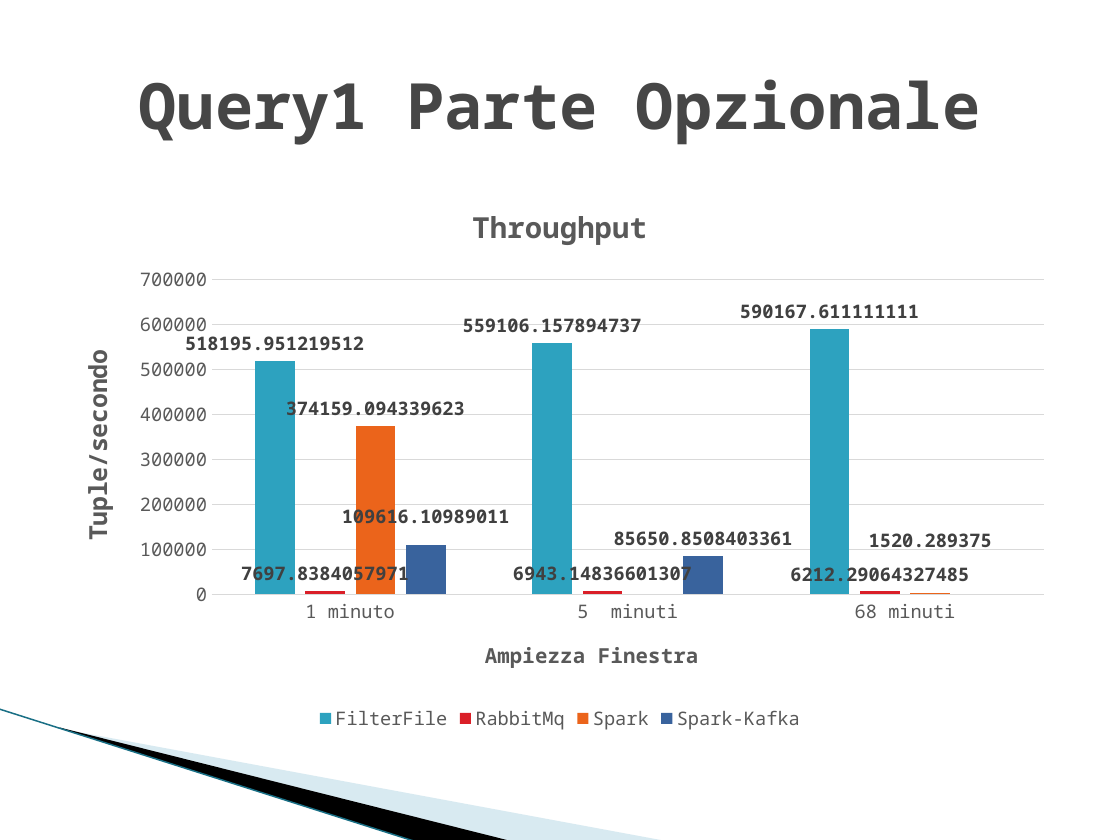
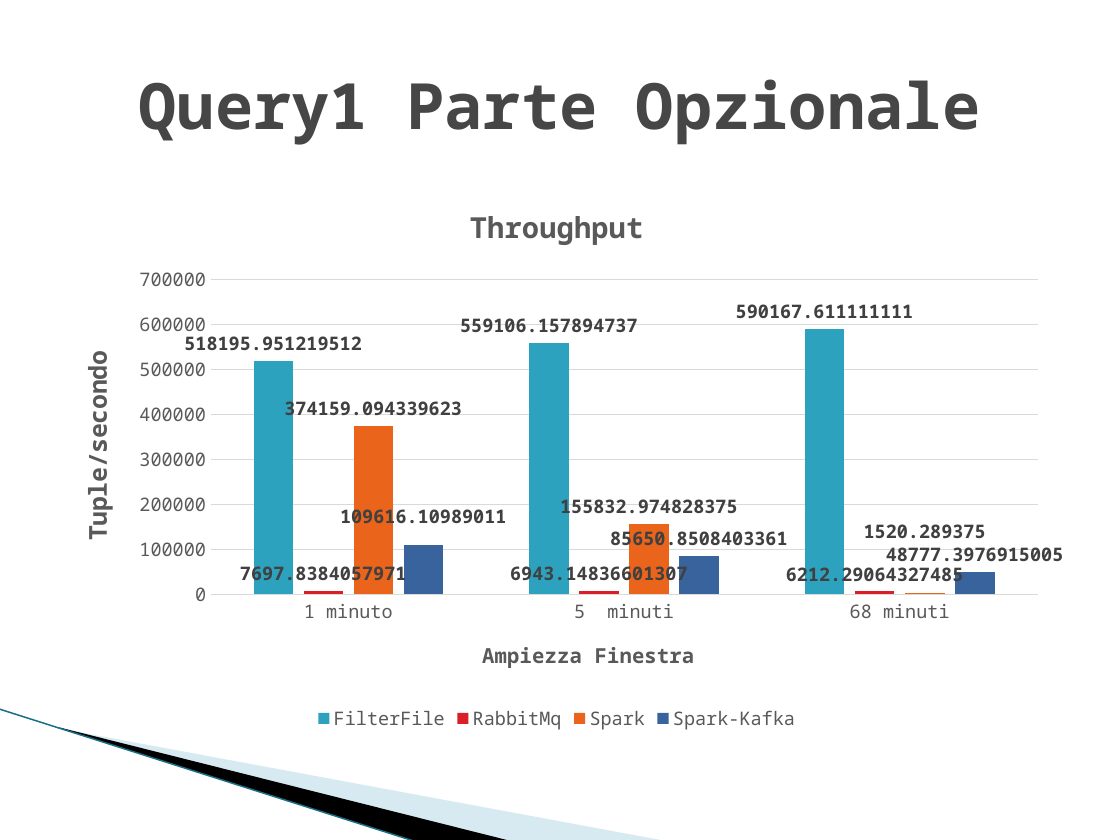
Before and after one commit to alexiey91/Flink, a slide deck: slide 23 of SABD2.pptx. Drawn at 1120x840 pixels with LibreOffice and Linux fonts; fonts in the diff are those of the drawing; background and template pictures are left out. Boxes give left, top, right and bottom in pixels: in the first picture for what was removed or moved away, otherwise in the second. Text is boxed around its words. In the diff, an @@ line names an element or a change of style, - is before the commit and + after.

```diff
--- a/SABD2.pptx
+++ b/SABD2.pptx
@@ column chart at (x1=56, y1=181, x2=1064, y2=736) @@
@@ Spark, 5  minuti: - to 155832.974828 @@
@@ Spark-Kafka, 68 minuti: - to 48777.397692 @@
```
Also in this commit, not shown: 7 other slides changed.
